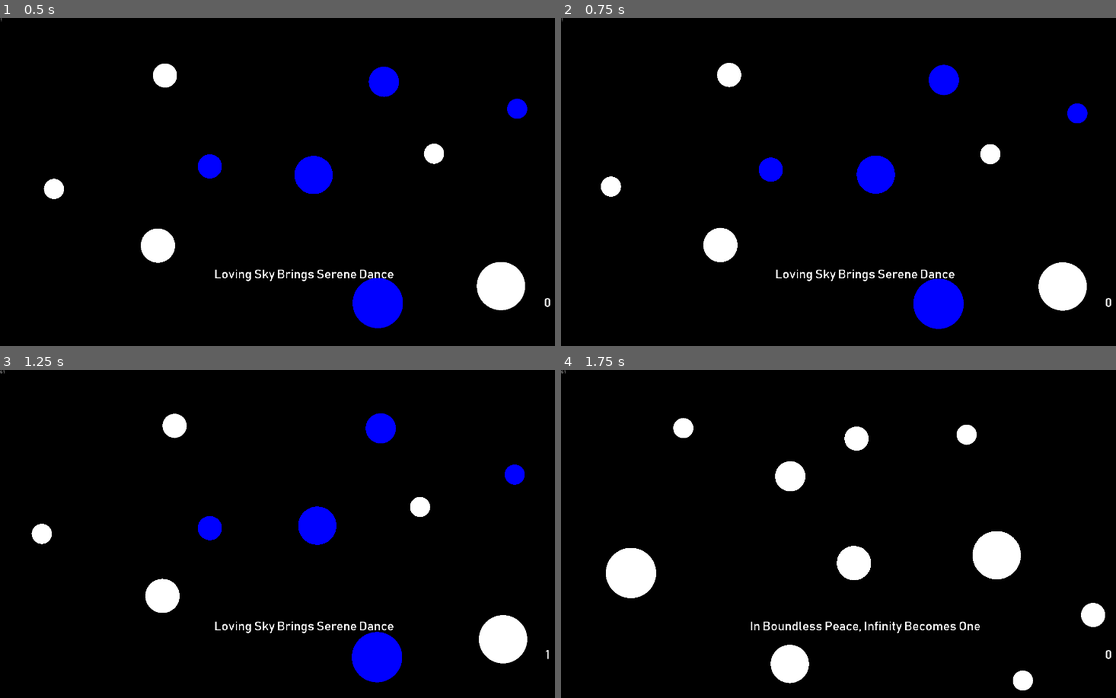
Above: before the commit, frames 1-4 (two rows, left to right).
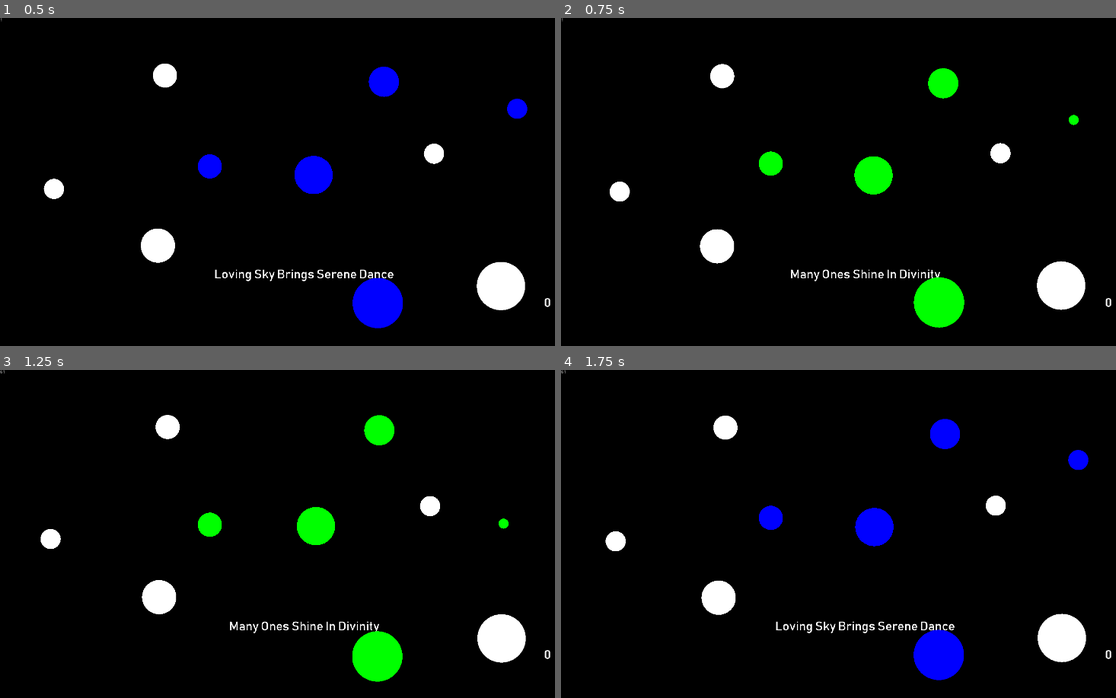
Above: after the commit, the same moments.

Repository: Dark-Gran/Spirit-Circles
Game: Godot game, scene res://src/Main.tscn
Two runs of this game, one before a commit and one after it. Both use one fixed random seed, a clock stepped at 60 frames per second and the inputs below.
Inputs (mouse positions are in pixels of both pictures, inside the frame that each line leads up to):
- Up to frame 1 (0.5 s): no input
- Up to frame 2 (0.75 s): tap Enter (ui_accept) at 0.5 s; move the mouse to (999, 172) at 0.52 s; hold Right (ui_right) from 0.53 s (still down)
- Up to frame 3 (1.25 s): keep holding Right (ui_right); tap Enter (ui_accept) at 0.77 s
- Up to frame 4 (1.75 s): move the mouse to (744, 556) at 1.27 s; release Right (ui_right) at 1.28 s; hold Left (ui_left) from 1.28 s (still down); tap Enter (ui_accept) at 1.52 s

Frame 1 is identical in both runs. In frame 2, 4.2% of the frame differs, in the area x 7-95%, y 13-95%; in frame 3, 4.2%; in frame 4, 10%, in the area x 7-99%, y 13-98%.

Commit message:
level5 (green update + trajectory limit)

Diff:
--- a/src/Main.gd
+++ b/src/Main.gd
@@ -4,6 +4,7 @@
 const DEFAULT_HEIGHT = 1080
 const SIZE_TO_SCALE = 10
 const PREDICTION_DISTANCE = 3
+const PREDICTION_MAX = 350
 const PC_RADIUS = 40
 
 var current_scene = null
--- a/src/world/Circle.gd
+++ b/src/world/Circle.gd
@@ -15,8 +15,8 @@
 	},
 	ColorType.GREEN: {
 		"color": Color.green,
-		"speed": 1.5,
-		"lowest_power": 4
+		"speed": 1.4,
+		"lowest_power": 5
 	}
 }
 const DANCE_STRENGTH = 0.1
@@ -81,6 +81,8 @@
 	# RayCast
 	if world.get_rays_enabled():
 		var cast = velocity*Main.PREDICTION_DISTANCE
+		if cast.length() > Main.PREDICTION_MAX:
+			cast = cast.clamped(Main.PREDICTION_MAX)
 		var r = (radius + Main.PC_RADIUS)
 		if cast.length() > r:
 			$RayCastA.cast_to = cast
@@ -158,7 +160,7 @@
 		angle = rad2deg(velocity.angle())
 		refresh_velocity()
 
-func dance(collider): #todo
+func dance(collider):
 	var collision_normal = (position-collider.position).normalized()
 	if collision_normal.dot(velocity) < 0:
 		velocity = velocity.reflect(collision_normal)
--- /dev/null
+++ b/src/world/levels/Level_005.tscn
@@ -0,0 +1,63 @@
+[gd_scene load_steps=3 format=2]
+
+[ext_resource path="res://src/world/Circle.tscn" type="PackedScene" id=1]
+[ext_resource path="res://src/world/levels/Level.gd" type="Script" id=2]
+
+[node name="Level" type="Node2D"]
+script = ExtResource( 2 )
+level_name = "Many Ones Shine In Divinity"
+
+[node name="Circles" type="Node2D" parent="."]
+
+[node name="Circle" parent="Circles" instance=ExtResource( 1 )]
+position = Vector2( 195.239, 554.587 )
+angle = 210
+size = 10.0
+
+[node name="Circle2" parent="Circles" instance=ExtResource( 1 )]
+position = Vector2( 662.302, 449.145 )
+color_type = 1
+angle = 90
+size = 12.0
+
+[node name="Circle3" parent="Circles" instance=ExtResource( 1 )]
+position = Vector2( 1194.03, 896.63 )
+color_type = 1
+angle = 110
+size = 25.0
+
+[node name="Circle4" parent="Circles" instance=ExtResource( 1 )]
+position = Vector2( 1576.94, 844.724 )
+angle = 30
+size = 24.0
+
+[node name="Circle5" parent="Circles" instance=ExtResource( 1 )]
+position = Vector2( 1210.02, 212.582 )
+color_type = 1
+angle = 240
+size = 15.0
+
+[node name="Circle6" parent="Circles" instance=ExtResource( 1 )]
+position = Vector2( 1629.32, 259.783 )
+color_type = 1
+angle = 100
+
+[node name="Circle7" parent="Circles" instance=ExtResource( 1 )]
+position = Vector2( 1398.53, 426.558 )
+angle = 175
+
+[node name="Circle8" parent="Circles" instance=ExtResource( 1 )]
+position = Vector2( 982.378, 498.955 )
+color_type = 1
+angle = -20
+size = 19.0
+
+[node name="Circle9" parent="Circles" instance=ExtResource( 1 )]
+position = Vector2( 489.116, 722.78 )
+angle = -20
+size = 17.0
+
+[node name="Circle10" parent="Circles" instance=ExtResource( 1 )]
+position = Vector2( 501.195, 185.231 )
+angle = -10
+size = 12.0
